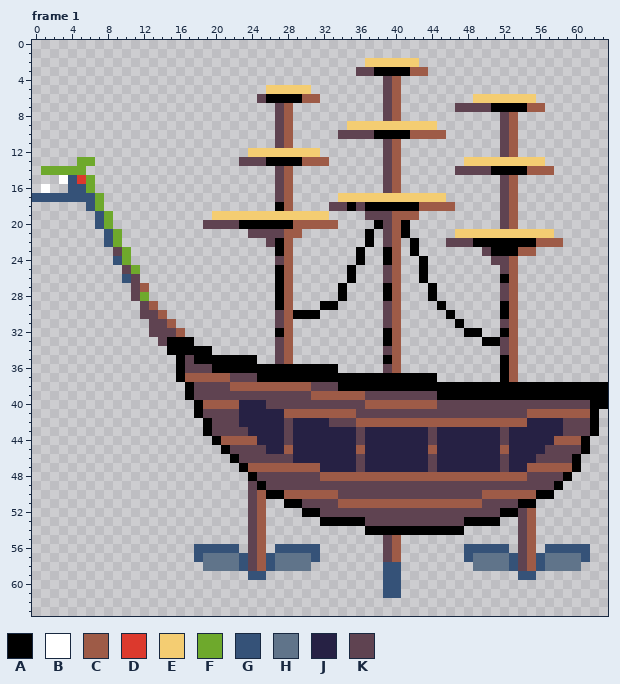
Pixel-art file, stored at ase files/Small Ship.ase. The picture above is the old version.
64x64 pixels, 4 frames. Shown: frame 1. The commit also changed other frames, which this record leaves out.
Visible layers, top first: "propellers", "single wide outline", "main".
Palette (. is transparent): A #000000  B #ffffff  C #9e5b47  D #dc392d  E #f4cd72  F #6ea92c  G #355278  H #60748a  J #262144  K #5f4351
Pixels before, frame 1 (only the part around the change), first column x 1:
30 ...........KKC............KCAAA.......KC.....A.....AC..........
31 ............KKC...........KC..........KC......A....KC..........
32 ............KKKC..........AC..........AC.......AA..AC..........
33 .............KAAA.........KC..........AC.........AAKC..........
34 ..............AAAAA.......KC..........KC...........KC..........
35 ...............AKAAAAAAA..KC..........AC...........AC..........
36 ...............AKKKAAAAAAAAAAAAAA.....KC...........AC..........
37 ...............ACCCCCKKKAAAAAAAAAAAAAAAAAAAA.......AC..........
38 ................AKKKKCCCCCCCCCKKKAAAAAAAAAAAAAAAAAAAAAAAAAAAAAA
39 ................AKKKKKKKKKKKKKCCCCCCKKKKKKKKAAAAAAAAAAAAAAAAAAA
40 .................ACCCCJJJKKKKKKKKKKKCCCCCCCCKKKKKKKKKKKKKKKKKAA
41 .................AKKKKJJJJJCCCCCCCCKKKKKKKKKKKKKKKKKKKCCCCCCCA.
42 ..................AKKKJJJJJKJJJJKKKCCCCCCCCCCCCCCCCCCCJJJJKKKA.
43 ..................AKKKKJJJJKJJJJJJJKJJJJJJJKJJJJJJJKJJJJJJKKKA.
44 ...................ACCCCJJJKJJJJJJJKJJJJJJJKJJJJJJJKJJJJJCCCA..
Once edited:
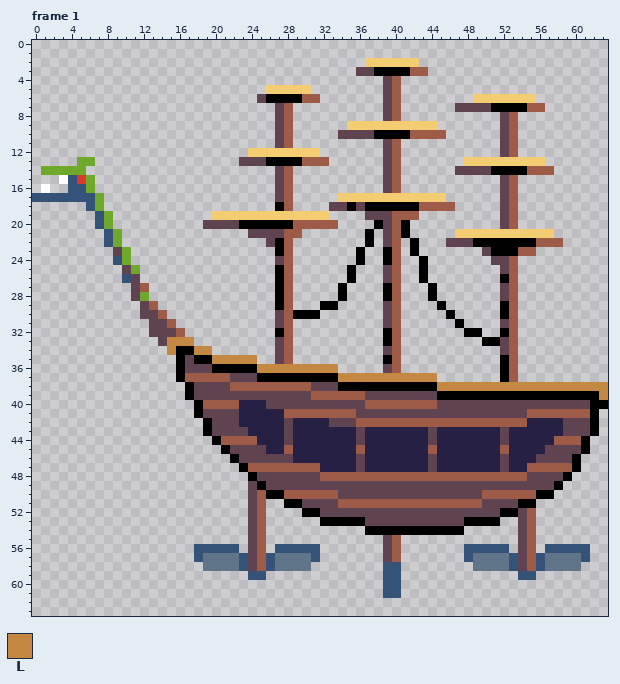
Colours new in this view: L #c58843
Difference:
layer "single wide outline" removed
Frame 1, layer "main":
Colour A becomes colour L in row 33 at x 15 to 17; in row 34 at x 15 and 18 to 19; in row 35 at x 20 to 24; in row 36 at x 25 to 33; in row 37 at x 34 to 44; in row 38 at x 45 to 63.
Colour A becomes colour L in row 39 at x 63.
Pixel boxes of the changes (left, top, right, bottom) in both pictures:
changed: (167, 337, 608, 400)
